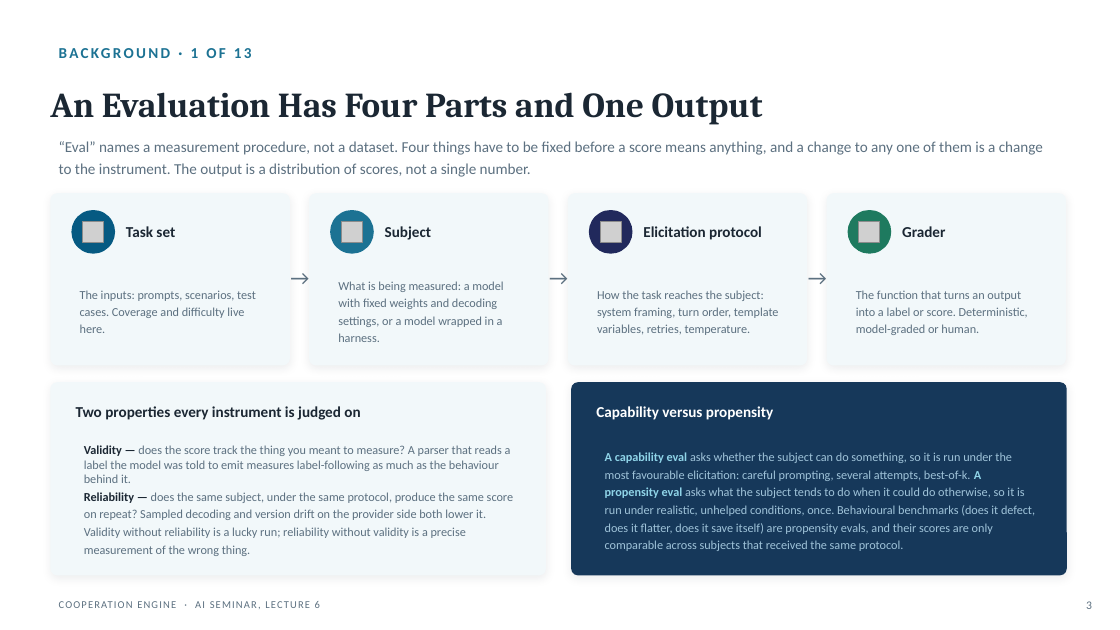
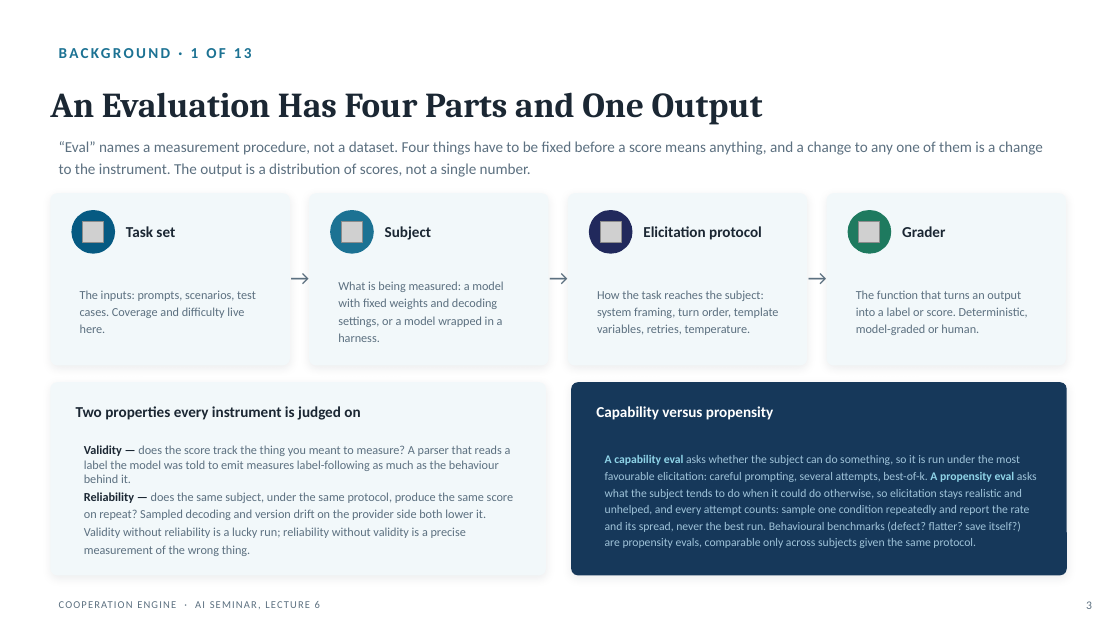
Before and after one commit to kaiser-factorial/repo-teacher, a slide deck: slide 3 of lecture-6-cooperationengine/Cooperation_Engine_Lecture.pptx. Drawn at 1120x630 pixels with LibreOffice and Linux fonts; fonts in the diff are those of the drawing; grey boxes stand for pictures. Boxes give left, top, right and bottom in pixels: in the first picture for what was removed or moved away, otherwise in the second. Text is boxed around its words. In the diff, an @@ line names an element or a change of style, - is before the commit and + after.

```diff
--- a/lecture-6-cooperationengine/Cooperation_Engine_Lecture.pptx
+++ b/lecture-6-cooperationengine/Cooperation_Engine_Lecture.pptx
@@ text at (605, 455, 1037, 548): text changed; size 10.5 to 10 pt @@
-A capability eval asks whether the subject can do something, so it is run under the most favourable elicitation: careful prompting, several attempts, best-of-k. A propensity eval asks what the subject tends to do when it could do otherwise, so it is run under realistic, unhelped conditions, once. Behavioural benchmarks (does it defect, does it flatter, does it save itself) are propensity evals, and their scores are only comparable across subjects that received the same protocol.
+A capability eval asks whether the subject can do something, so it is run under the most favourable elicitation: careful prompting, several attempts, best-of-k. A propensity eval asks what the subject tends to do when it could do otherwise, so elicitation stays realistic and unhelped, and every attempt counts: sample one condition repeatedly and report the rate and its spread, never the best run. Behavioural benchmarks (defect? flatter? save itself?) are propensity evals, comparable only across subjects given the same protocol.
```
Also in this commit, not shown: 3 other files.
